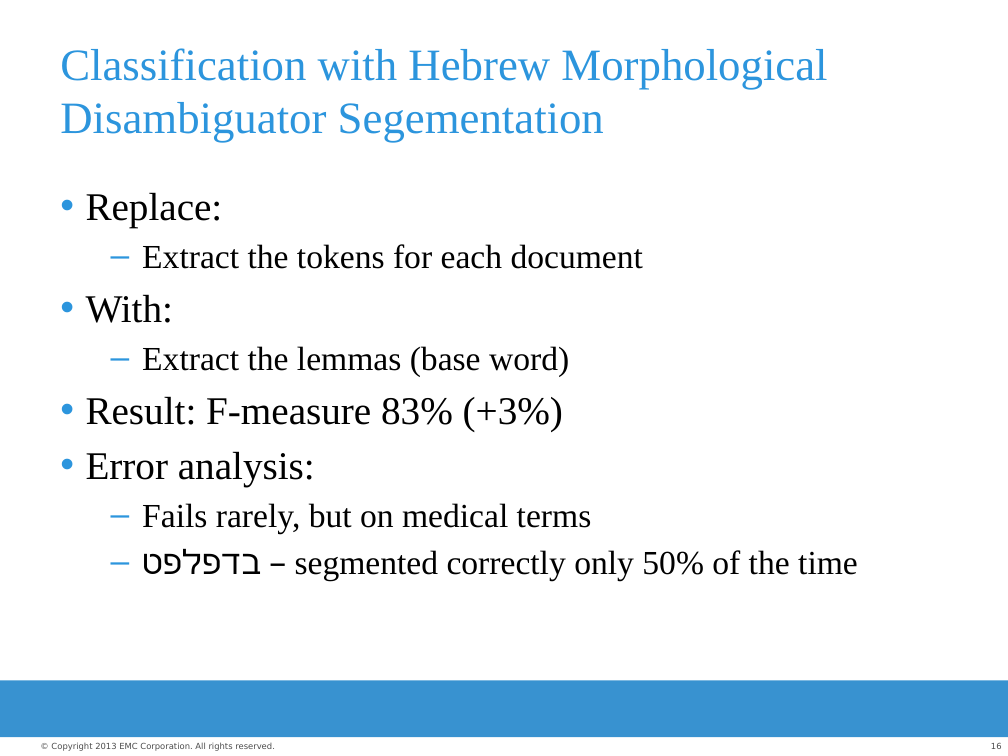
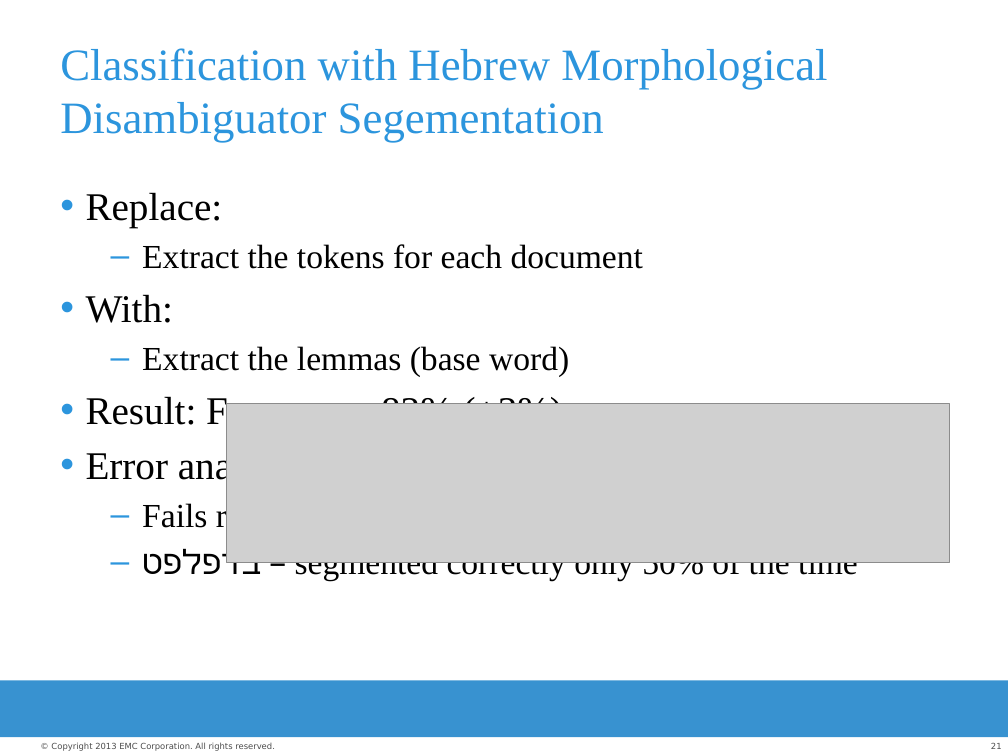
Before and after one commit to raficohen/medicalhebrew, a slide deck: slide 21 of Introduction to applied NLP in Medical Hebrew.pptx (slide 16 before the commit). Drawn at 1008x756 pixels with LibreOffice and Linux fonts; fonts in the diff are those of the drawing; grey boxes stand for pictures; background and template pictures are left out. Boxes give left, top, right and bottom in pixels: in the first picture for what was removed or moved away, otherwise in the second. Text is boxed around its words. In the diff, an @@ line names an element or a change of style, - is before the commit and + after.

```diff
--- a/Introduction to applied NLP in Medical Hebrew.pptx
+++ b/Introduction to applied NLP in Medical Hebrew.pptx
@@ picture added at bbox=[227, 403, 950, 562] @@
@@ page number at bbox=[991, 743, 1002, 749]: text changed @@
-16
+21
```
Also in this commit, not shown: 4 other slides changed, 5 slides added, 4 other files.
